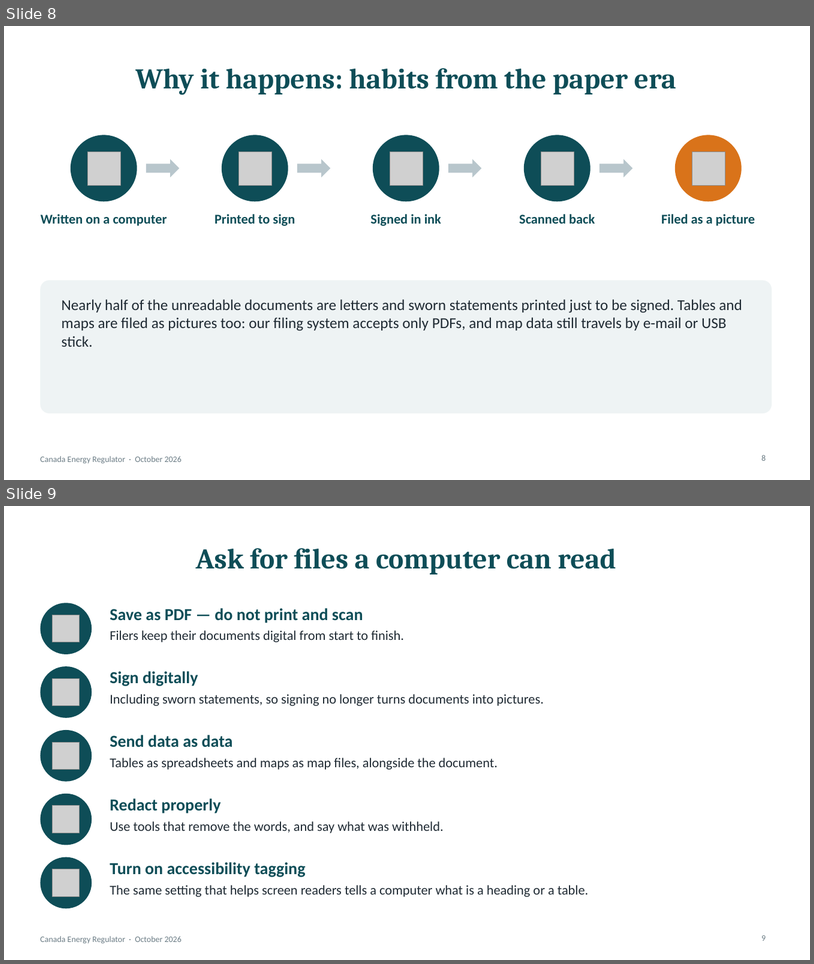
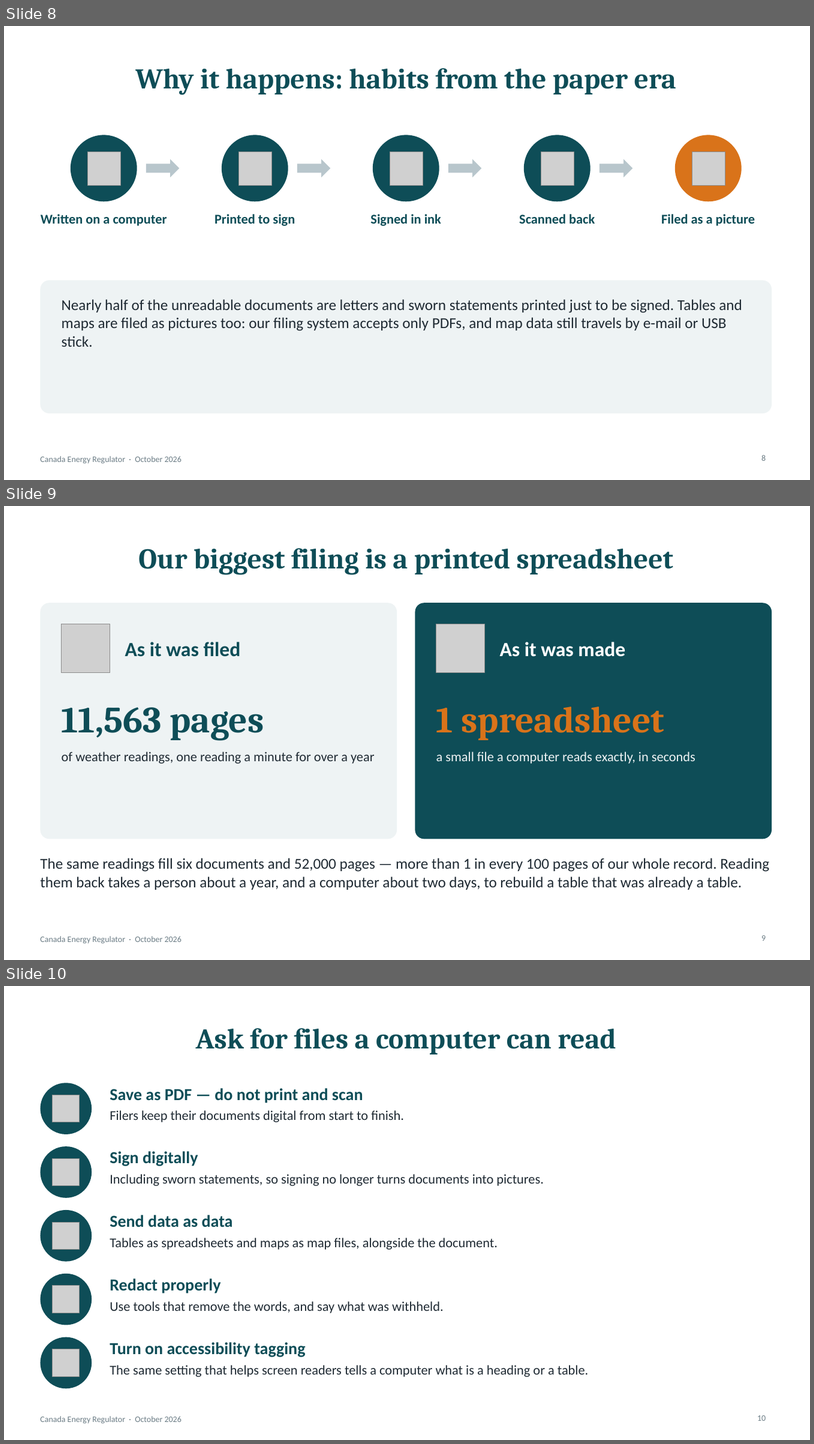
Before and after one commit to jasonvriends/cer-regdocs5, a slide deck: docs/ceo-deck/Getting our filings ready for AI.pptx. Shown one above the other, each under a label of ours: slides 8 and 9 before the commit, slides 8, 9 and 10 after it. The pictures are 814x964 and 814x1444 pixels, drawn with LibreOffice and Linux fonts; fonts in the diff are those of the drawing; grey boxes stand for pictures. Boxes give left, top, right and bottom in pixels: in the first picture for what was removed or moved away, otherwise in the second. Text is boxed around its words. In the diff, an @@ line names an element or a change of style, - is before the commit and + after.

Commit message:
docs: the biggest filing is a printed spreadsheet - deck slide, report, guide, lessons

```diff
--- a/docs/ceo-deck/Getting our filings ready for AI.pptx
+++ b/docs/ceo-deck/Getting our filings ready for AI.pptx
@@ slide 9 added at bbox=[4, 506, 810, 960], background #FFFFFF; not listed: 1 template element that a slide beside it also shows @@
@@ title added at bbox=[138, 548, 674, 575], 34 pt, text #0E4D57, bold @@
+Our biggest filing is a printed spreadsheet
@@ rounded rectangle added at bbox=[40, 603, 397, 839], fill #EEF3F4 @@
@@ rounded rectangle added at bbox=[416, 603, 772, 839], fill #0E4D57 @@
@@ picture added at bbox=[62, 624, 110, 672] @@
@@ picture added at bbox=[437, 624, 485, 672] @@
@@ text added at bbox=[125, 642, 241, 657], 24 pt, text #0E4D57, bold @@
+As it was filed
@@ text added at bbox=[500, 642, 626, 657], 24 pt, text #FFFFFF, bold @@
+As it was made
@@ text added at bbox=[62, 707, 264, 741], 44 pt, text #0E4D57, bold @@
+11,563 pages
@@ text added at bbox=[437, 706, 665, 740], 44 pt, text #D9731A, bold @@
+1 spreadsheet
@@ text added at bbox=[62, 751, 374, 763], 16 pt, text #1F2A33 @@
+of weather readings, one reading a minute for over a year
@@ text added at bbox=[437, 751, 696, 763], 16 pt, text #EEF3F4 @@
+a small file a computer reads exactly, in seconds
@@ text added at bbox=[40, 858, 770, 889], 18 pt, text #1F2A33 @@
+The same readings fill six documents and 52,000 pages — more than 1 in every 100 pages of our whole record. Reading them back takes a person about a year, and a computer about two days, to rebuild a table that was already a table.
@@ page number added at bbox=[762, 935, 766, 940], 10 pt, text #6B7C85 @@
+9
@@ what was slide 9 is now slide 10 @@
@@ page number at bbox=[758, 1415, 766, 1420]: text changed @@
-9
+10
```
Also in this commit, not shown: 5 other files.
